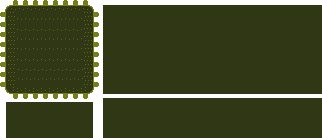
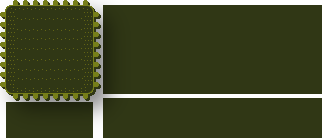
Two versions of the same layered image (w=322, h=138). Layer-by-layer changes:
added layer "shadow copy" in group "cpu" over [0, 0, 130, 130]
